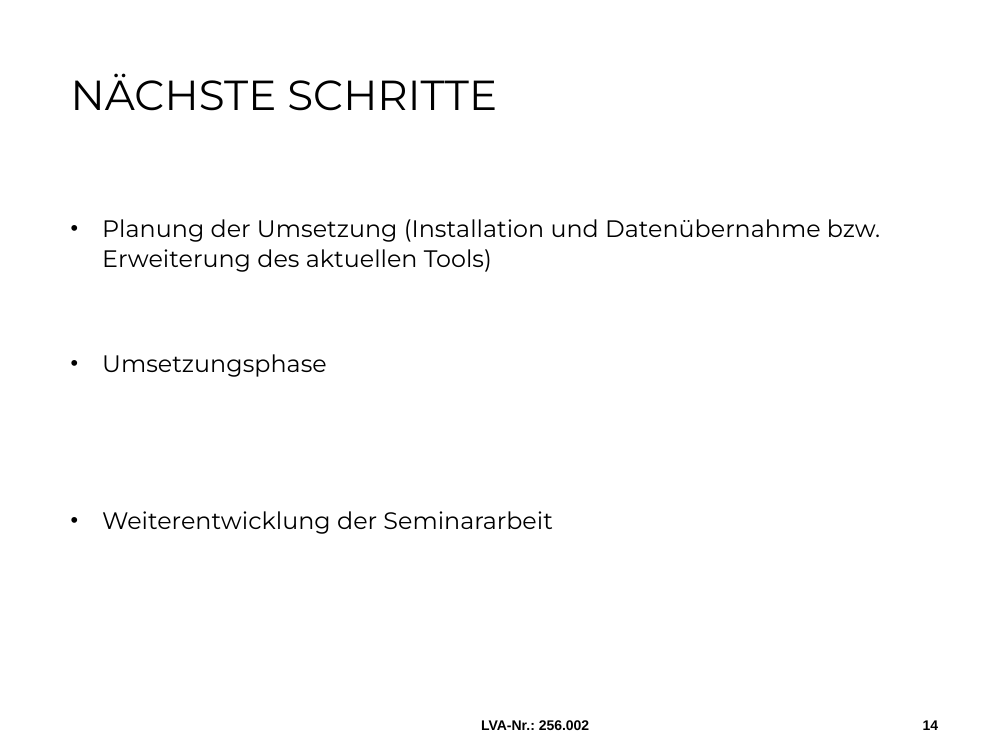
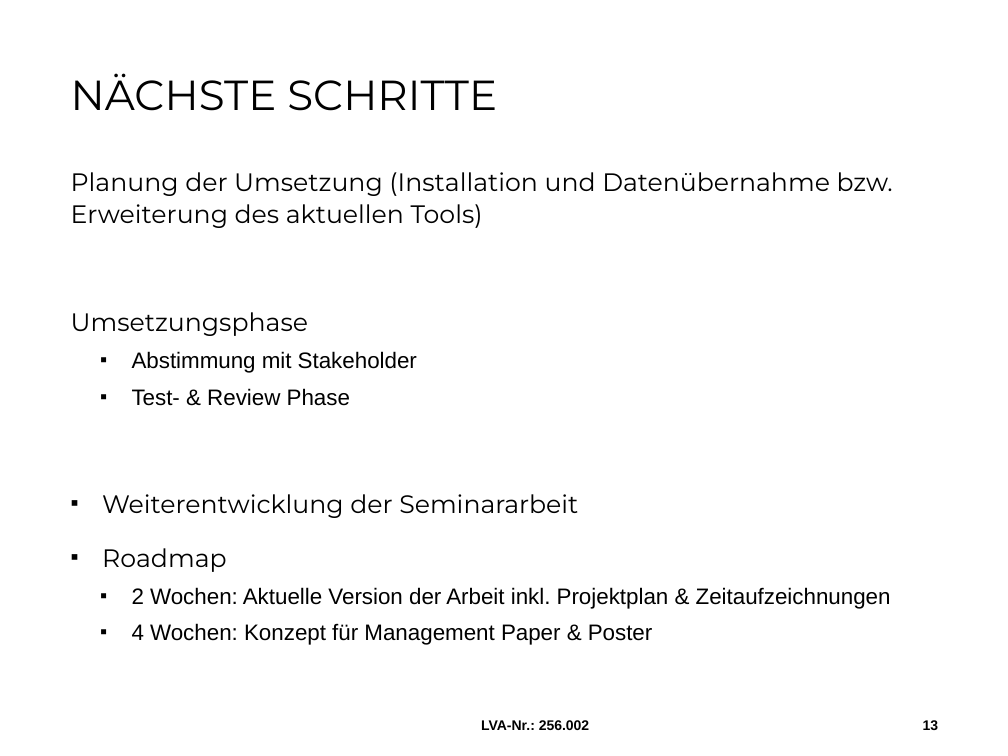
Before and after one commit to MilosTomic123/IT_Projekt_SS19, a slide deck: slide 13 of Arbeitsdokumente/190522_Workshop.pptx (slide 14 before the commit). Drawn at 1008x756 pixels with LibreOffice and Linux fonts; fonts in the diff are those of the drawing; background and template pictures are left out. Boxes give left, top, right and bottom in pixels: in the first picture for what was removed or moved away, otherwise in the second. Text is boxed around its words. In the diff, an @@ line names an element or a change of style, - is before the commit and + after.

```diff
--- a/Arbeitsdokumente/190522_Workshop.pptx
+++ b/Arbeitsdokumente/190522_Workshop.pptx
@@ text at (71, 172, 893, 518): size 17 to 18 pt in "Planung der Umsetzung (Installation und Datenübernahme bzw. ...", "Umsetzungsphase", "Weiterentwicklung der Seminararbeit"; bullet • to none; bullet • to ▪ @@
@@ text at (132, 351, 417, 406): paragraphs added @@
+  ▪ Abstimmung mit Stakeholder
+  ▪ Test- & Review Phase
@@ text at (102, 548, 891, 645): paragraphs added @@
+▪ Roadmap
+  ▪ 2 Wochen: Aktuelle Version der Arbeit inkl. Projektplan & Zeitaufzeichnungen
+  ▪ 4 Wochen: Konzept für Management Paper & Poster
@@ page number at (923, 720, 939, 730): text changed @@
-14
+13
```
Also in this commit, not shown: 6 other slides changed, 1 slide removed.
